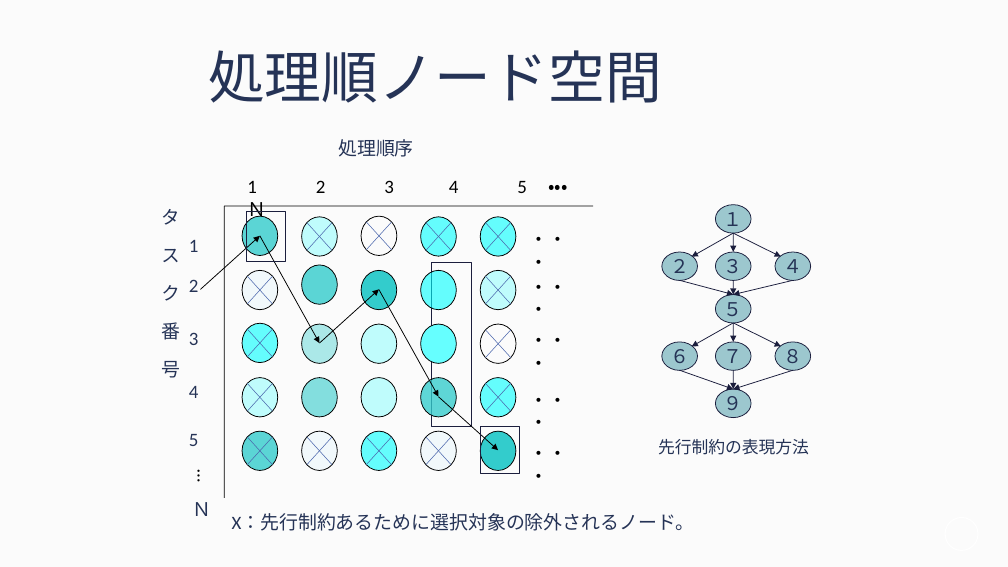
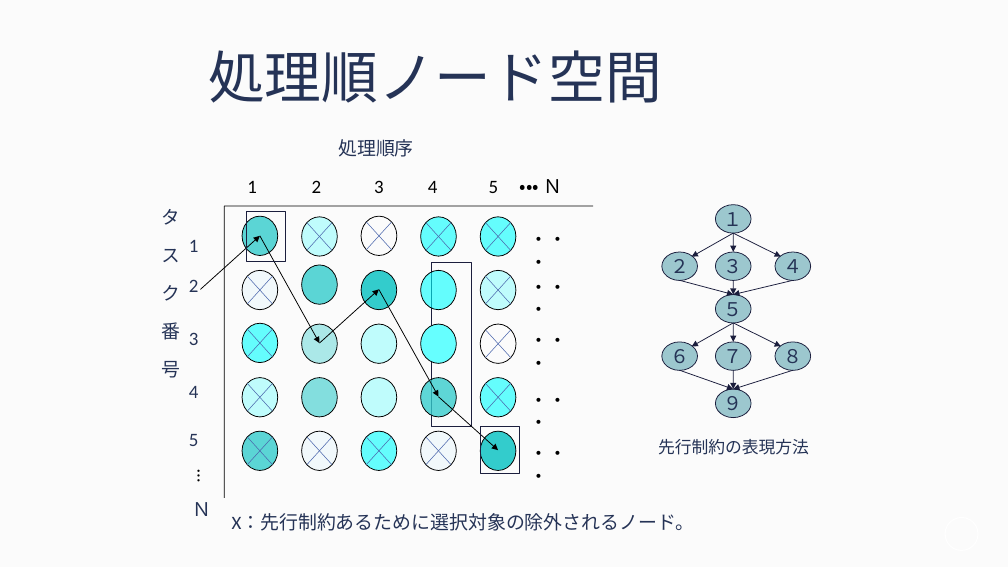
Before and after one commit to Marcy1016/AntColonyOptimization, a slide deck: slide 22 of 実験結果/卒論発表_13H023修.pptx. Drawn at 1008x567 pixels with LibreOffice and Linux fonts; fonts in the diff are those of the drawing; background and template pictures are left out. Boxes give left, top, right and bottom in pixels: in the first picture for what was removed or moved away, otherwise in the second. Text is boxed around its words. In the diff, an @@ line names an element or a change of style, - is before the commit and + after.

```diff
--- a/実験結果/卒論発表_13H023修.pptx
+++ b/実験結果/卒論発表_13H023修.pptx
@@ text "1 2 3 4 5 ..." rewrapped from bbox=[247, 180, 567, 193] to bbox=[247, 179, 562, 193] @@
```
Also in this commit, not shown: 1 other slide changed.
